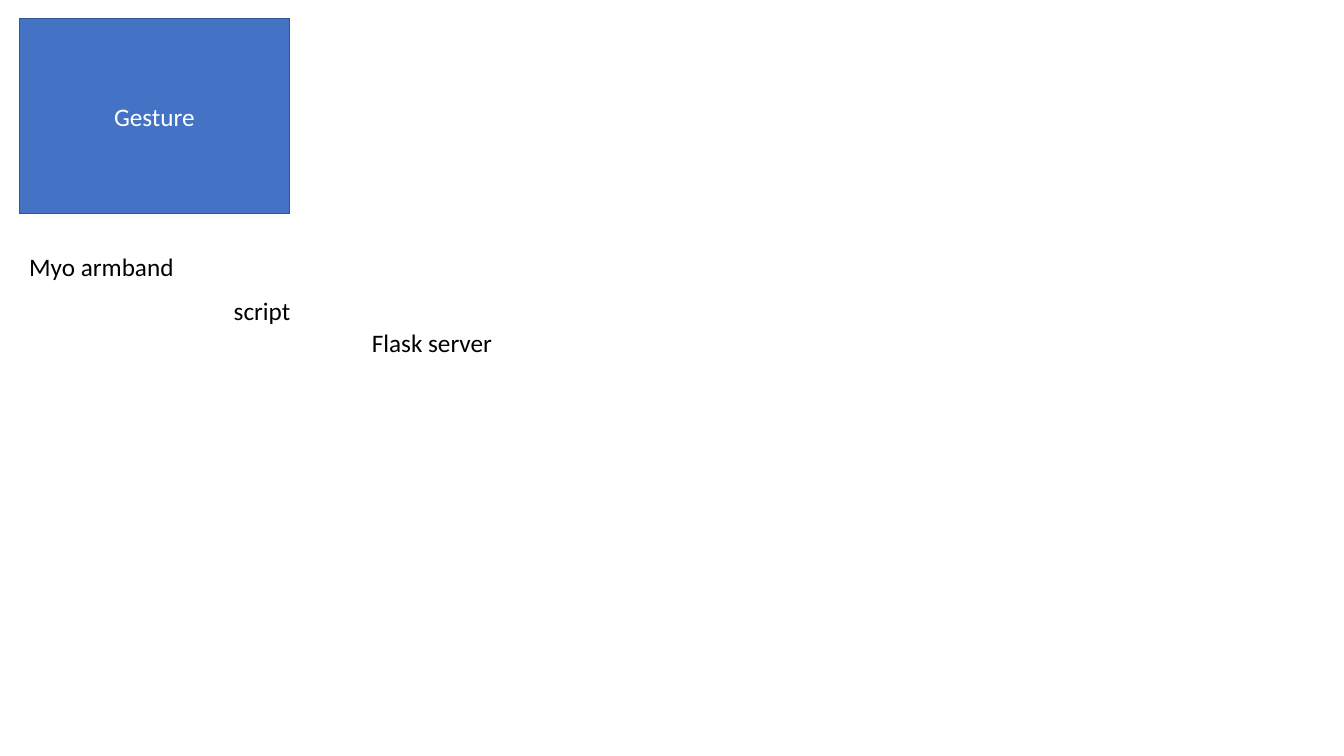
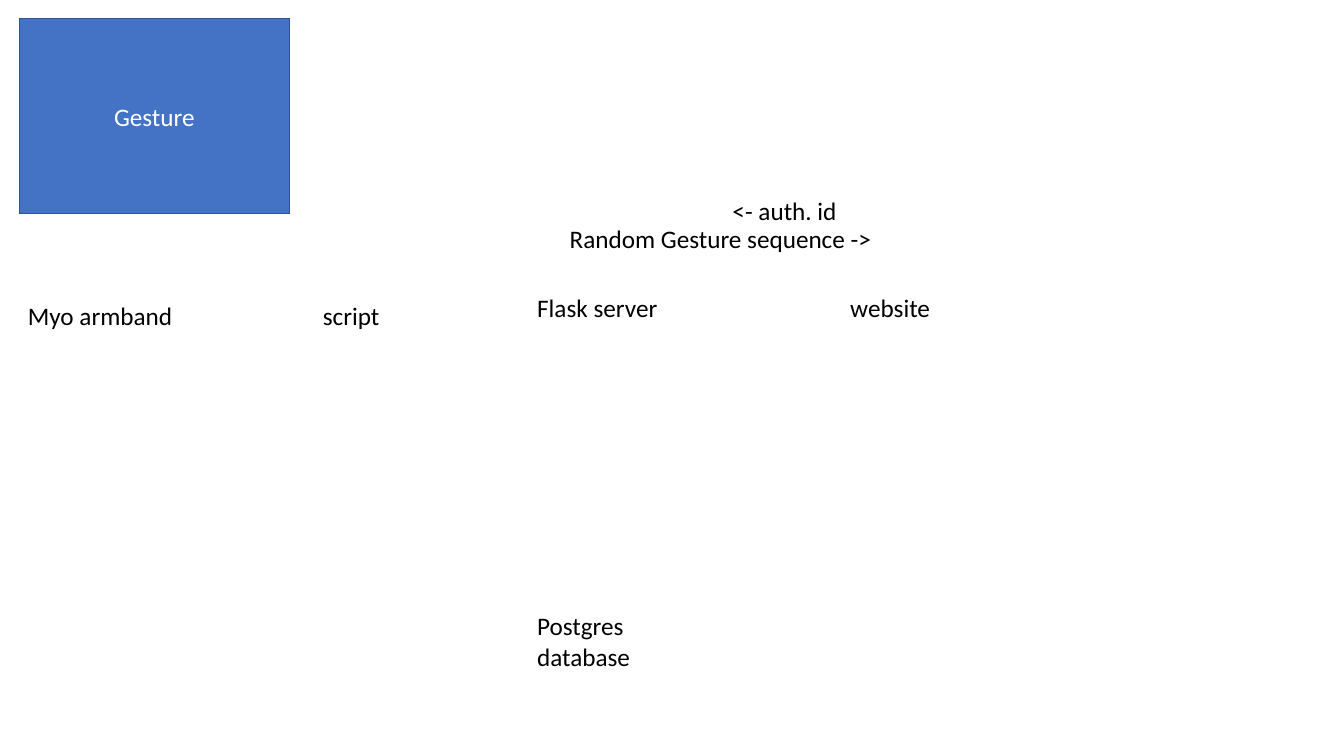
Before and after one commit to parkersarsfield/carbon-2017, a slide deck: slide 1 of project outline.pptx. Drawn at 1344x756 pixels with LibreOffice and Linux fonts; fonts in the diff are those of the drawing. Boxes give left, top, right and bottom in pixels: in the first picture for what was removed or moved away, otherwise in the second. Text is boxed around its words. In the diff, an @@ line names an element or a change of style, - is before the commit and + after.

```diff
--- a/project outline.pptx
+++ b/project outline.pptx
@@ text added at bbox=[758, 202, 836, 220], 18 pt, text #000000 @@
+<- auth. id
@@ text added at bbox=[570, 230, 845, 252], 18 pt, text #000000 @@
+Random Gesture sequence ->
@@ text "Myo armband": place and size @@
-text "Myo armband" at bbox=[29, 258, 174, 280]
+text "Myo armband" at bbox=[28, 307, 172, 329]
@@ text "script": place and size @@
-text "script" at bbox=[234, 302, 291, 324]
+text "script" at bbox=[323, 307, 380, 329]
@@ text "Flask server": place and size @@
-text "Flask server" at bbox=[372, 334, 492, 353]
+text "Flask server" at bbox=[537, 299, 658, 318]
@@ text added at bbox=[850, 299, 930, 318], 18 pt, text #000000 @@
+website
@@ text added at bbox=[537, 618, 630, 667], 18 pt, text #000000 @@
+Postgres database
```
Also in this commit, not shown: 2 other files.
